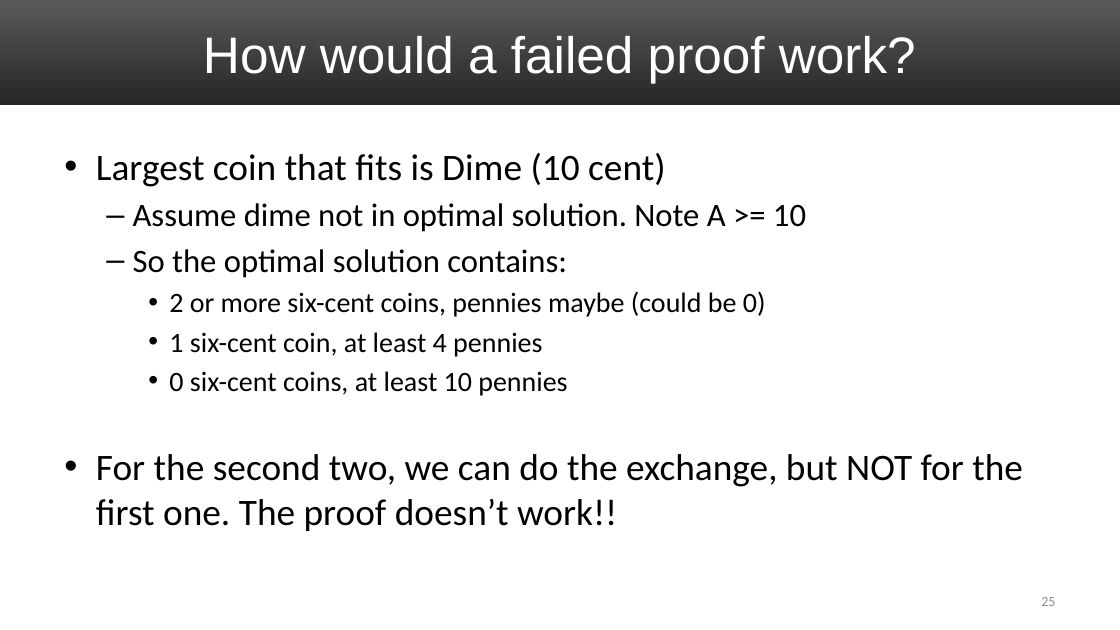
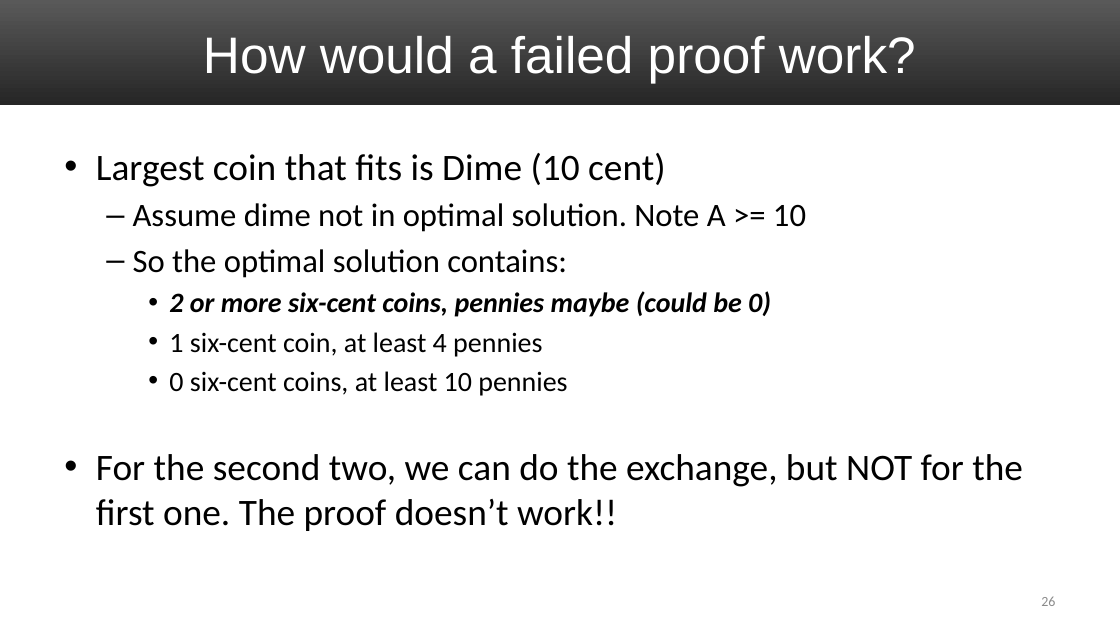
Before and after one commit to markfloryan/dsa2, a slide deck: slide 26 of slides/04-GreedyIntroChange.pptx (slide 25 before the commit). Drawn at 1120x630 pixels with LibreOffice and Linux fonts; fonts in the diff are those of the drawing. Boxes give left, top, right and bottom in pixels: in the first picture for what was removed or moved away, otherwise in the second. Text is boxed around its words. In the diff, an @@ line names an element or a change of style, - is before the commit and + after.

```diff
--- a/slides/04-GreedyIntroChange.pptx
+++ b/slides/04-GreedyIntroChange.pptx
@@ text at (169,291,771,317): bold on, italic on in "2 or more six-cent coins, pennies maybe ..." @@
```
Also in this commit, not shown: 3 other slides changed, 2 slides added, 1 slide removed, 2 other files.
